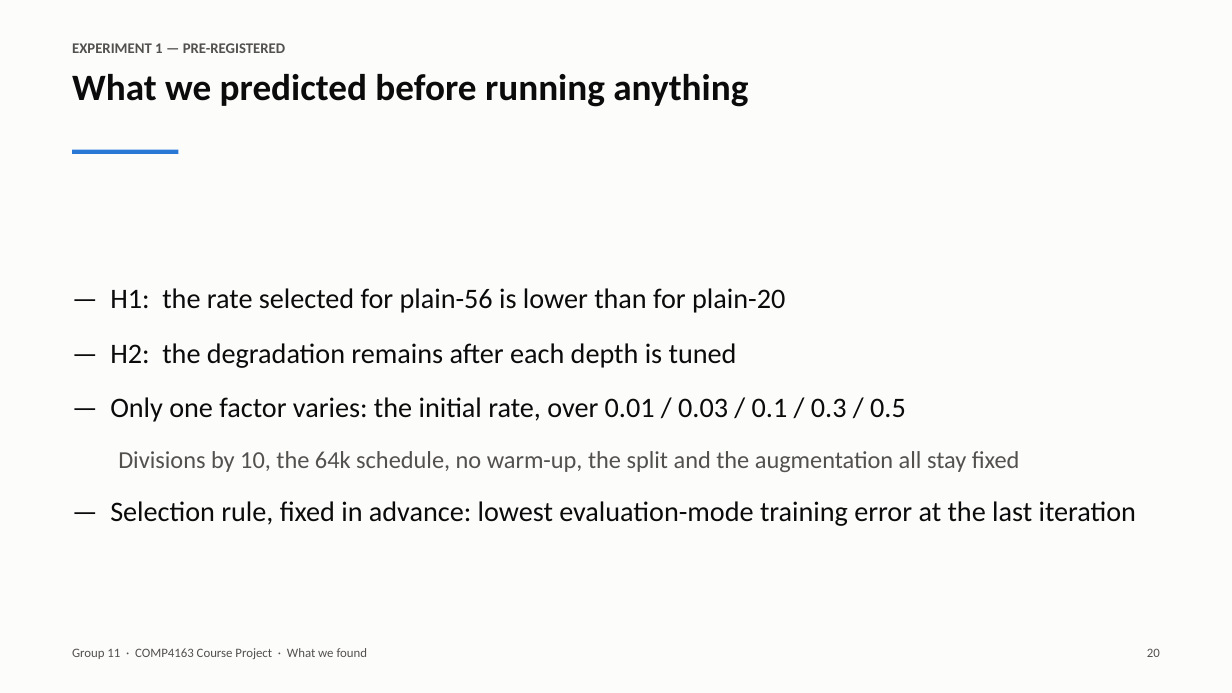
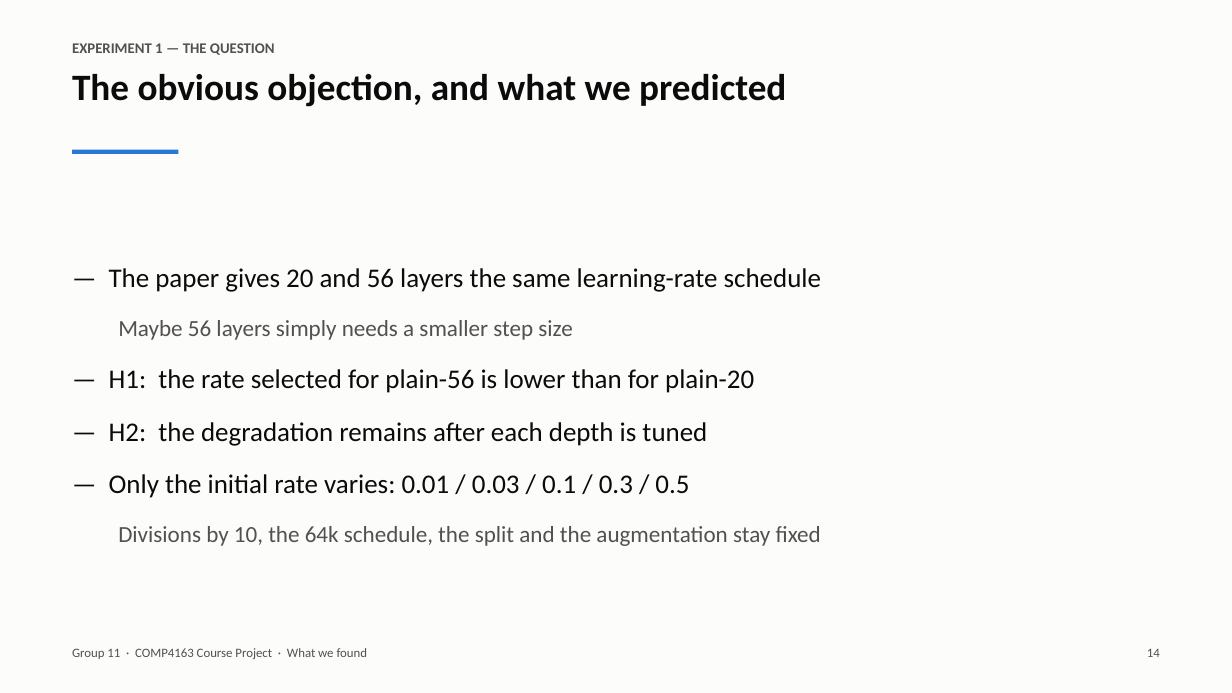
Before and after one commit to v68md6ttb2-ux/COMP4163-ResNet-Degradation, a slide deck: slide 14 of report/slides.pptx (slide 20 before the commit). Drawn at 1232x693 pixels with LibreOffice and Linux fonts; fonts in the diff are those of the drawing. Boxes give left, top, right and bottom in pixels: in the first picture for what was removed or moved away, otherwise in the second. Text is boxed around its words. In the diff, an @@ line names an element or a change of style, - is before the commit and + after.

Commit message:
Cut the deck from 37 slides to 25
Twenty main slides plus a divider and four backups, about 13 minutes of
speaking against the previous 20. What went:

- the stand-alone 'why it matters' slide and the architecture slide, whose
  points survive in the puzzle and hero slides
- the separate open-choices table, now a caption on the recipe table
- the standalone differences-of-means table, merged into the Table 6 slide
- the separate pre-registered-hypothesis slide, merged with the objection
- the gradients figure, left as one line on the mechanism slide (it is in the
  report and the backup sheet)
- two backup slides

Every graded element stays in the main flow: the extraction, the recipe and
its open choices, the three-seed table with the spread test, both experiments,
and the shown / not-shown conclusion.

```diff
--- a/report/slides.pptx
+++ b/report/slides.pptx
@@ text at (72, 43, 275, 55): text changed @@
-EXPERIMENT 1 — PRE-REGISTERED
+EXPERIMENT 1 — THE QUESTION
@@ text at (72, 74, 786, 107): text changed @@
-What we predicted before running anything
+The obvious objection, and what we predicted
@@ text at (109, 268, 821, 340): paragraphs added @@
+— The paper gives 20 and 56 layers the same learning-rate schedule
+  Maybe 56 layers simply needs a smaller step size
@@ text at (109, 369, 754, 446): size 22 to 21 pt in "— H1: the rate selected for plain-56 ...", "— H2: the degradation remains after each ..." @@
@@ text at (109, 474, 821, 546): text changed; size 22 to 18 pt; text colour #0B0B0B to #52514E @@
-— Only one factor varies: the initial rate, over 0.01 / 0.03 / 0.1 / 0.3 / 0.5
-  Divisions by 10, the 64k schedule, no warm-up, the split and the augmentation all stay fixed
-— Selection rule, fixed in advance: lowest evaluation-mode training error at the last iteration
+— Only the initial rate varies: 0.01 / 0.03 / 0.1 / 0.3 / 0.5
+  Divisions by 10, the 64k schedule, the split and the augmentation stay fixed
@@ text at (1147, 649, 1160, 657): text changed @@
-20
+14
```
Also in this commit, not shown: 22 other slides changed, 12 slides removed, 1 other file.
